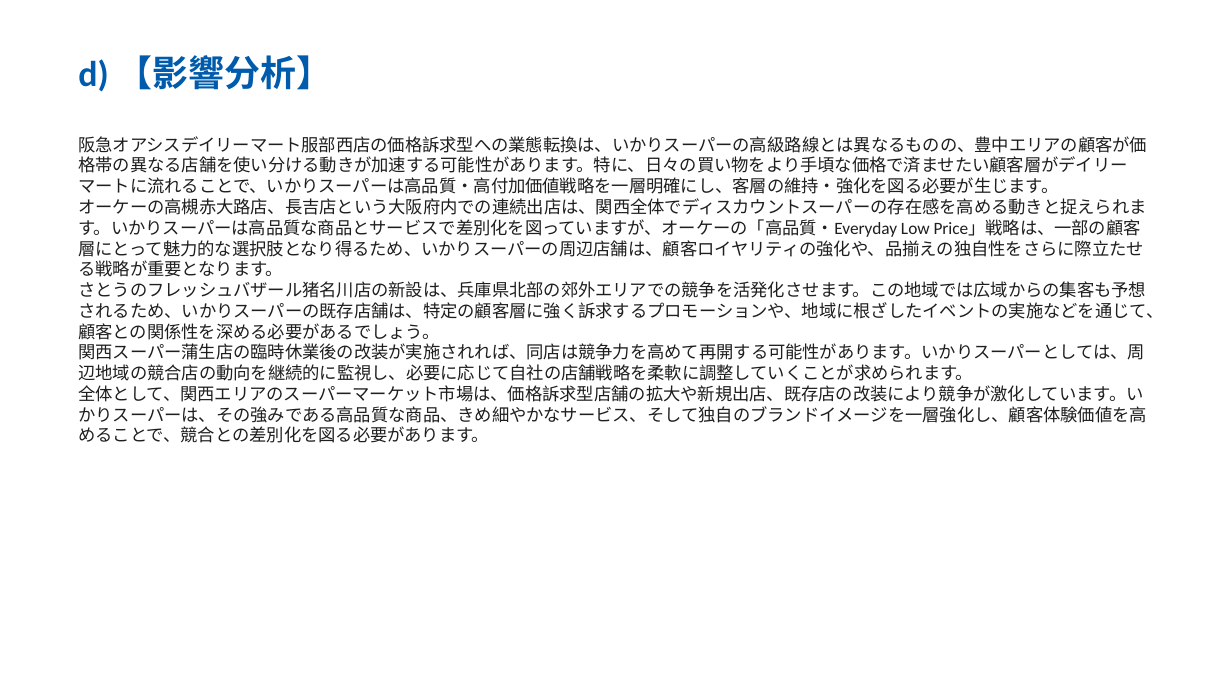
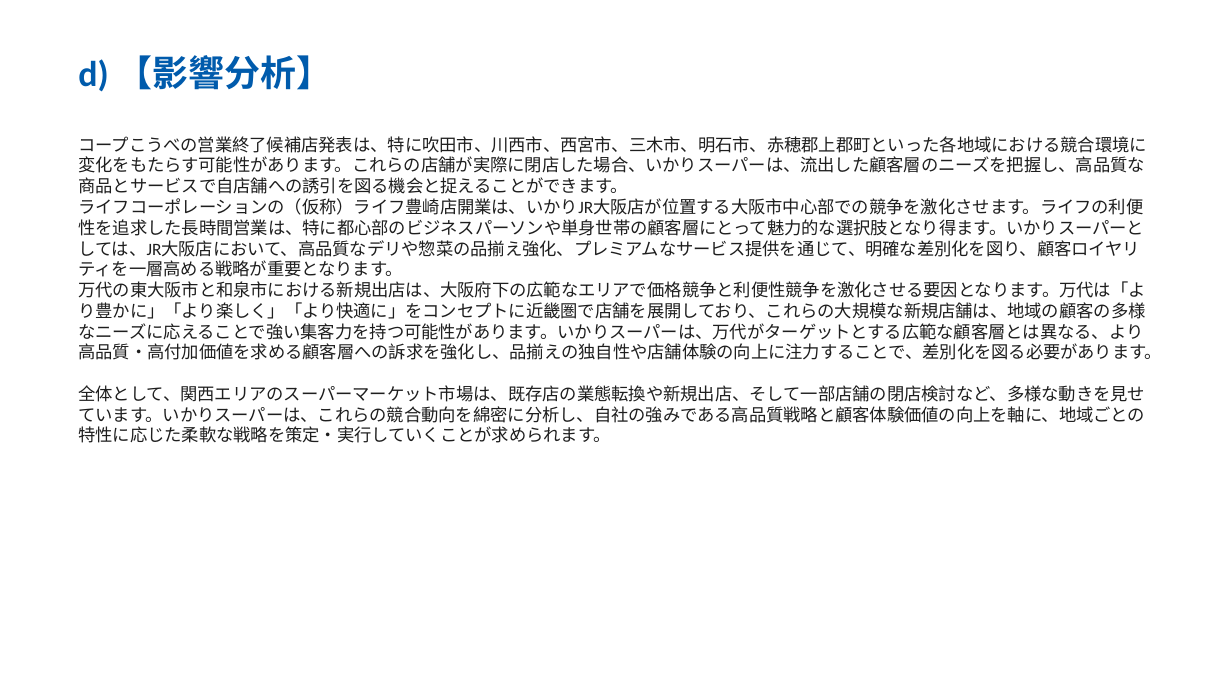
Before and after one commit to yutatbgt-bit/Competitive-research, a slide deck: slide 6 of report/2026_07_17_competitive_report_no_limit.pptx (slide 5 before the commit). Drawn at 1232x693 pixels with LibreOffice and Linux fonts; fonts in the diff are those of the drawing. Boxes give left, top, right and bottom in pixels: in the first picture for what was removed or moved away, otherwise in the second. Text is boxed around its words. In the diff, an @@ line names an element or a change of style, - is before the commit and + after.

```diff
--- a/report/2026_07_17_competitive_report_no_limit.pptx
+++ b/report/2026_07_17_competitive_report_no_limit.pptx
@@ text at <box>78,136,1162,443</box>: text changed @@
-阪急オアシスデイリーマート服部西店の価格訴求型への業態転換は、いかりスーパーの高級路線とは異なるものの、豊中エリアの顧客が価格帯の異なる店舗を使い分ける動きが加速する可能性があります。特に、日々の買い物をより手頃な価格で済ませたい顧客層がデイリーマートに流れることで、いかりスーパーは高品質・高付加価値戦略を一層明確にし、客層の維持・強化を図る必要が生じます。
-オーケーの高槻赤大路店、長吉店という大阪府内での連続出店は、関西全体でディスカウントスーパーの存在感を高める動きと捉えられます。いかりスーパーは高品質な商品とサービスで差別化を図っていますが、オーケーの「高品質・Everyday Low Price」戦略は、一部の顧客層にとって魅力的な選択肢となり得るため、いかりスーパーの周辺店舗は、顧客ロイヤリティの強化や、品揃えの独自性をさらに際立たせる戦略が重要となります。
-さとうのフレッシュバザール猪名川店の新設は、兵庫県北部の郊外エリアでの競争を活発化させます。この地域では広域からの集客も予想されるため、いかりスーパーの既存店舗は、特定の顧客層に強く訴求するプロモーションや、地域に根ざしたイベントの実施などを通じて、顧客との関係性を深める必要があるでしょう。
-関西スーパー蒲生店の臨時休業後の改装が実施されれば、同店は競争力を高めて再開する可能性があります。いかりスーパーとしては、周辺地域の競合店の動向を継続的に監視し、必要に応じて自社の店舗戦略を柔軟に調整していくことが求められます。
-全体として、関西エリアのスーパーマーケット市場は、価格訴求型店舗の拡大や新規出店、既存店の改装により競争が激化しています。いかりスーパーは、その強みである高品質な商品、きめ細やかなサービス、そして独自のブランドイメージを一層強化し、顧客体験価値を高めることで、競合との差別化を図る必要があります。
+コープこうべの営業終了候補店発表は、特に吹田市、川西市、西宮市、三木市、明石市、赤穂郡上郡町といった各地域における競合環境に変化をもたらす可能性があります。これらの店舗が実際に閉店した場合、いかりスーパーは、流出した顧客層のニーズを把握し、高品質な商品とサービスで自店舗への誘引を図る機会と捉えることができます。
+ライフコーポレーションの（仮称）ライフ豊崎店開業は、いかりJR大阪店が位置する大阪市中心部での競争を激化させます。ライフの利便性を追求した長時間営業は、特に都心部のビジネスパーソンや単身世帯の顧客層にとって魅力的な選択肢となり得ます。いかりスーパーとしては、JR大阪店において、高品質なデリや惣菜の品揃え強化、プレミアムなサービス提供を通じて、明確な差別化を図り、顧客ロイヤリティを一層高める戦略が重要となります。
+万代の東大阪市と和泉市における新規出店は、大阪府下の広範なエリアで価格競争と利便性競争を激化させる要因となります。万代は「より豊かに」「より楽しく」「より快適に」をコンセプトに近畿圏で店舗を展開しており、これらの大規模な新規店舗は、地域の顧客の多様なニーズに応えることで強い集客力を持つ可能性があります。いかりスーパーは、万代がターゲットとする広範な顧客層とは異なる、より高品質・高付加価値を求める顧客層への訴求を強化し、品揃えの独自性や店舗体験の向上に注力することで、差別化を図る必要があります。
+全体として、関西エリアのスーパーマーケット市場は、既存店の業態転換や新規出店、そして一部店舗の閉店検討など、多様な動きを見せています。いかりスーパーは、これらの競合動向を綿密に分析し、自社の強みである高品質戦略と顧客体験価値の向上を軸に、地域ごとの特性に応じた柔軟な戦略を策定・実行していくことが求められます。
```
Also in this commit, not shown: 5 other slides changed, 1 slide added, 47 other files.
